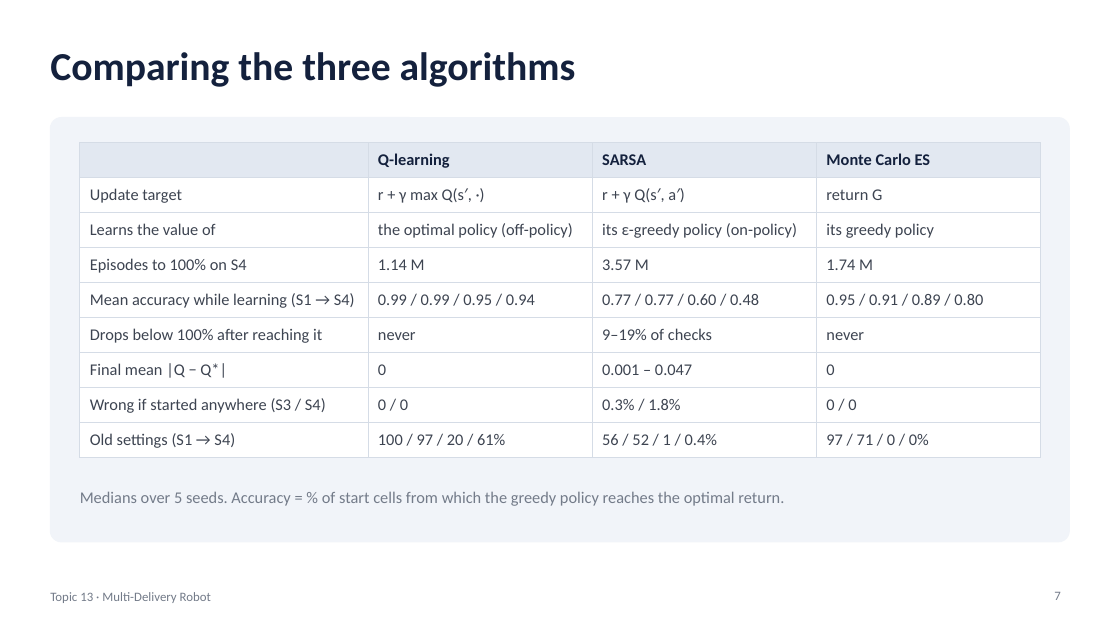
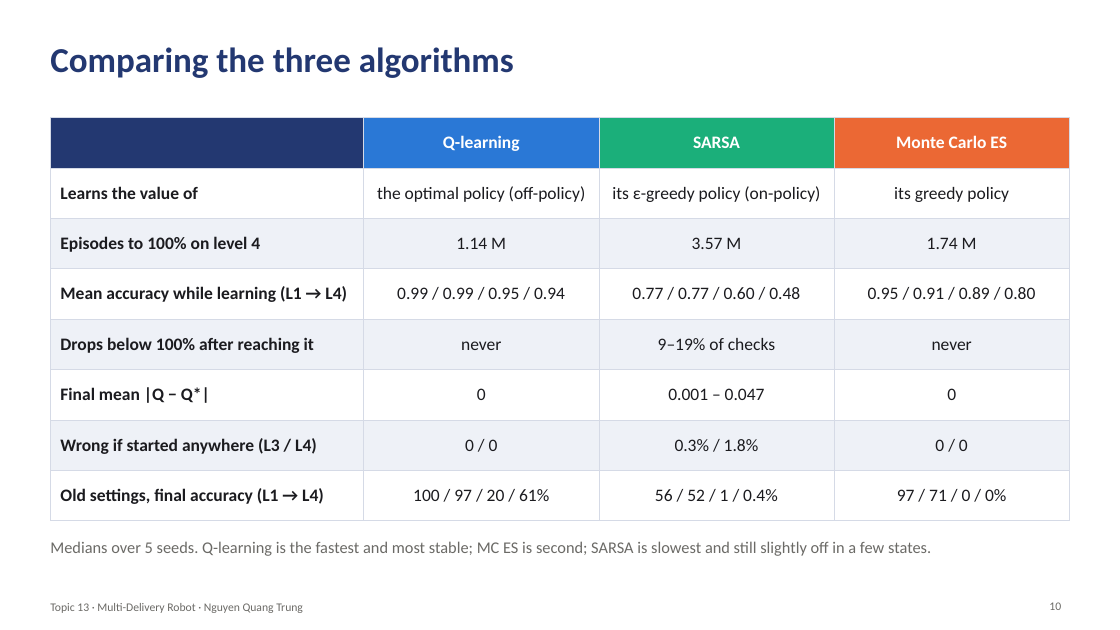
Before and after one commit to Qwup2112/multi-delivery-robot-rl, a slide deck: slide 10 of Nguyen_Quang_Trung-22011211/Slides_Topic13_MultiDeliveryRobot.pptx (slide 7 before the commit). Drawn at 1120x630 pixels with LibreOffice and Linux fonts; fonts in the diff are those of the drawing; background and template pictures are left out. Boxes give left, top, right and bottom in pixels: in the first picture for what was removed or moved away, otherwise in the second. Text is boxed around its words. In the diff, an @@ line names an element or a change of style, - is before the commit and + after.

```diff
--- a/Nguyen_Quang_Trung-22011211/Slides_Topic13_MultiDeliveryRobot.pptx
+++ b/Nguyen_Quang_Trung-22011211/Slides_Topic13_MultiDeliveryRobot.pptx
@@ title "Comparing the three algorithms" at [50,47,514,78]: size 34 to 30 pt, text colour #14213D to #233871 @@
@@ table at [50,118,1070,508] @@
-row 2: Update target | r + γ max Q(s′, ·) | r + γ Q(s′, a′) | return G
-row 3, column 1: Episodes to 100% on S4
+row 3, column 1: Episodes to 100% on level 4
-row 4, column 1: Mean accuracy while learning (S1 → S4)
+row 4, column 1: Mean accuracy while learning (L1 → L4)
-row 7, column 1: Wrong if started anywhere (S3 / S4)
+row 7, column 1: Wrong if started anywhere (L3 / L4)
-row 8, column 1: Old settings (S1 → S4)
+row 8, column 1: Old settings, final accuracy (L1 → L4)
@@ table: place and size @@
-table at [80,143,1041,458]
+table at [50,118,1070,508]
@@ rounded rectangle removed at [50,118,1070,542] @@
@@ text removed at [80,491,784,506] @@
-Medians over 5 seeds. Accuracy = % of start cells from which the greedy policy reaches the optimal return.
@@ text added at [50,541,931,556], 14 pt, text #6B6A66 @@
+Medians over 5 seeds. Q-learning is the fastest and most stable; MC ES is second; SARSA is slowest and still slightly off in a few states.
@@ page number removed at [1054,592,1060,600] @@
-7
@@ text at [50,603,303,613]: text changed; size 11 to 10 pt; text colour #737B89 to #6B6A66 @@
-Topic 13 · Multi-Delivery Robot
+Topic 13 · Multi-Delivery Robot · Nguyen Quang Trung
@@ page number added at [1049,602,1061,610], 10 pt, text #6B6A66 @@
+10
```
Also in this commit, not shown: 11 other slides changed, 8 slides added, 9 slides removed, 1 other file.
